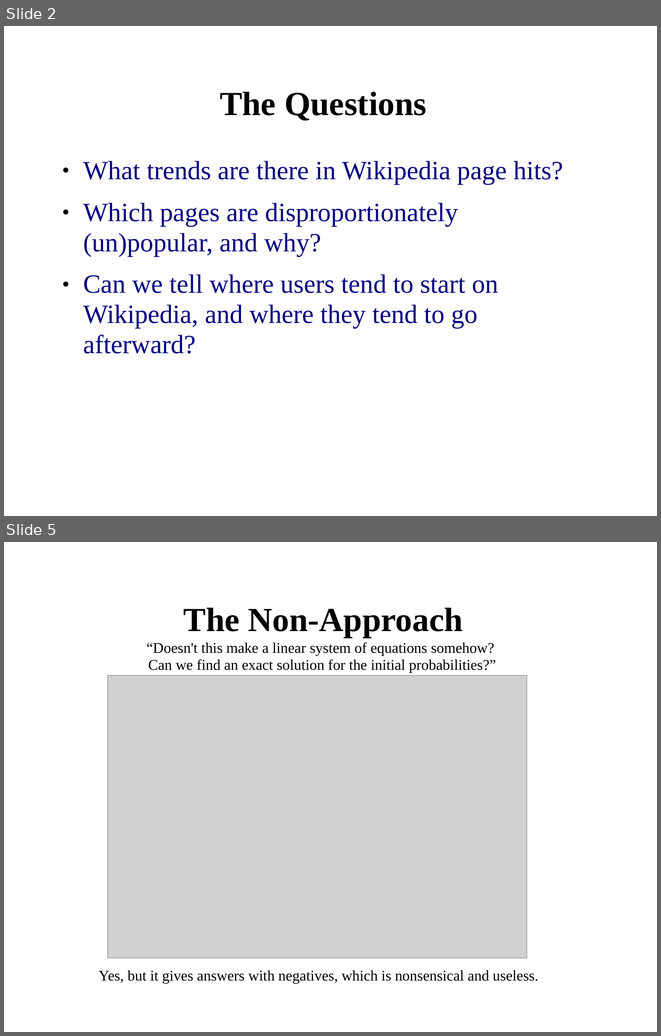
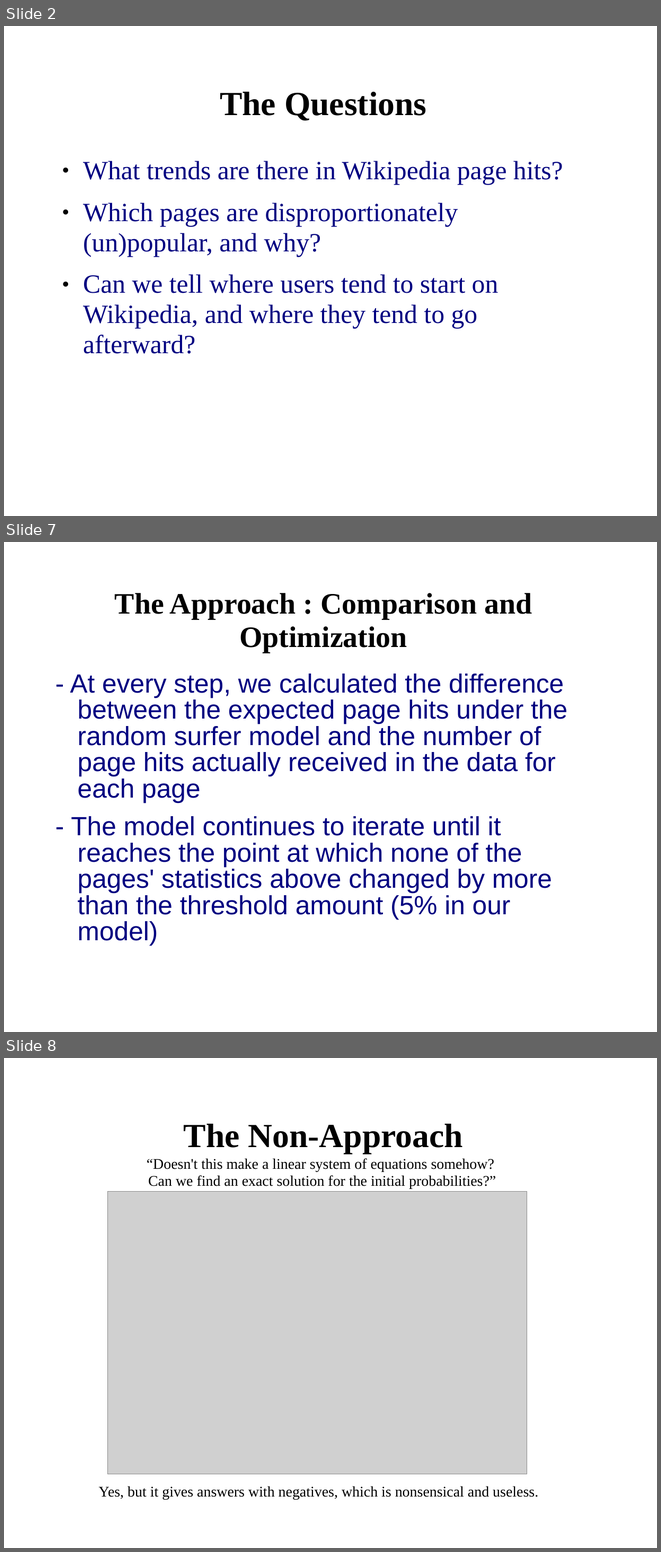
Before and after one commit to lasutschinkow/lasutschinkow-cs123, a slide deck: Presentations/prototype_presentation.ppt. Shown one above the other, each under a label of ours: slides 2 and 5 before the commit, slides 2, 7 and 8 after it; the slides between them are not shown. The pictures are 661x1036 and 661x1552 pixels, drawn with LibreOffice and Linux fonts; fonts in the diff are those of the drawing; grey boxes stand for pictures; background and template pictures are left out. Boxes give left, top, right and bottom in pixels: in the first picture for what was removed or moved away, otherwise in the second. Text is boxed around its words. In the diff, an @@ line names an element or a change of style, - is before the commit and + after.

```diff
--- a/Presentations/prototype_presentation.ppt
+++ b/Presentations/prototype_presentation.ppt
@@ slide 7 added at (4, 542, 657, 1032), background picture (left out) @@
@@ title added at (115, 593, 532, 653), 36 pt, text #000000, bold @@
+The Approach : Comparison and Optimization
@@ text added at (70, 673, 567, 945), 32 pt, text #000080 @@
+- At every step, we calculated the difference between the expected page hits under the random surfer model and the number of page hits actually received in the data for each page
+- The model continues to iterate until it reaches the point at which none of the pages' statistics above changed by more than the threshold amount (5% in our model)
@@ what was slide 5 is now slide 8 @@
```
Also in this commit, not shown: 1 slide changed, 5 other slides added, 2 slides removed.
